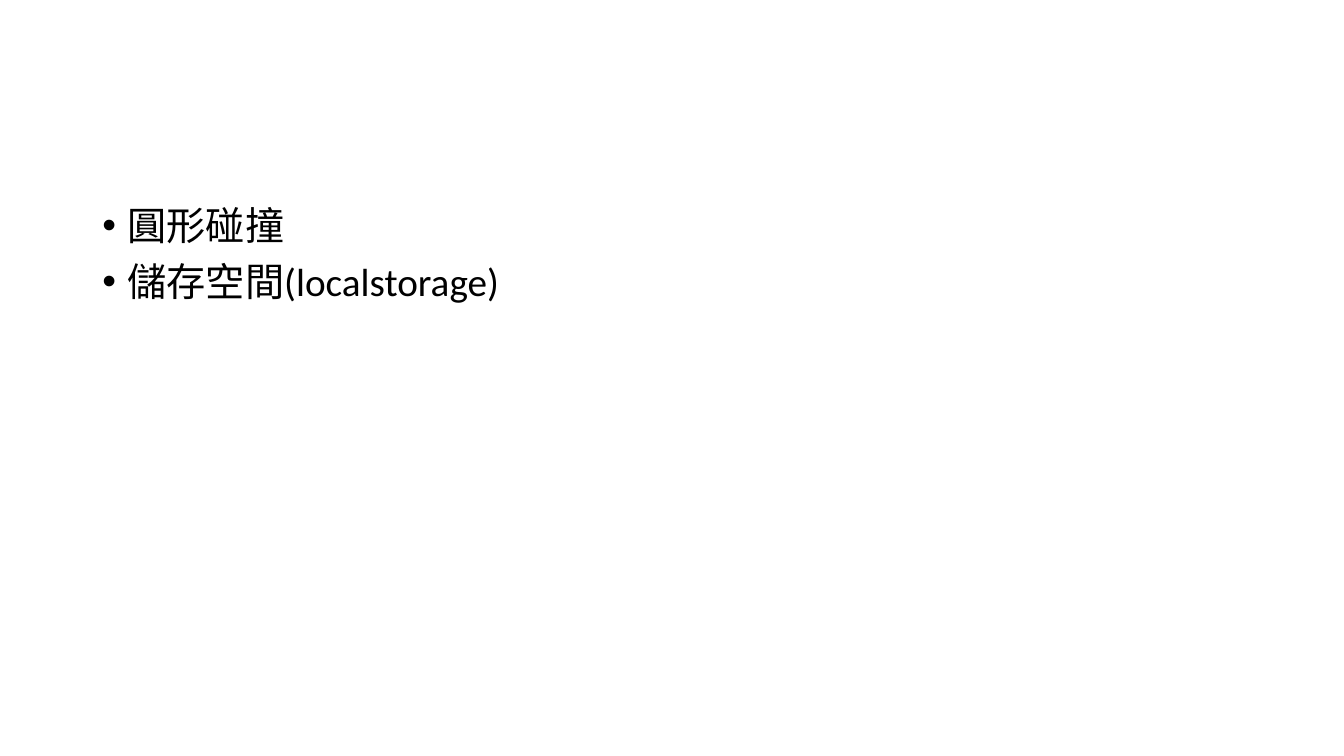
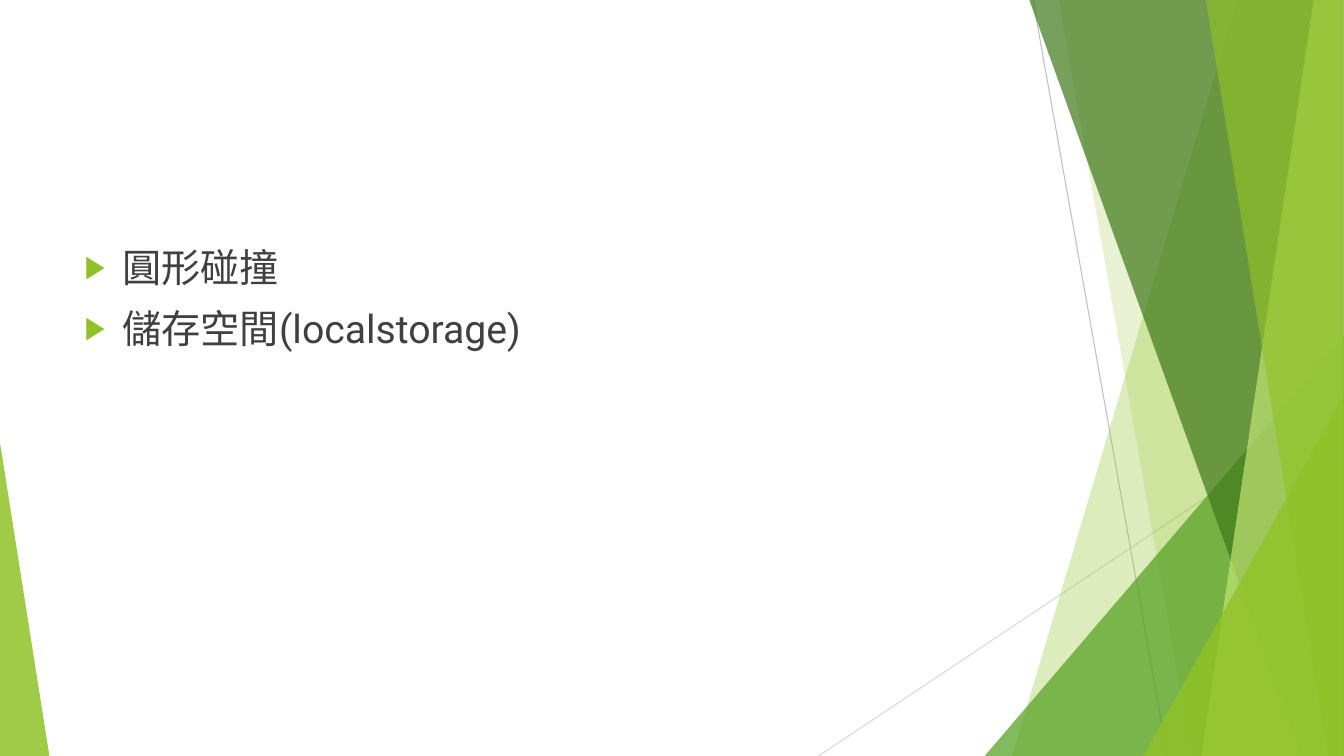
Before and after one commit to Freedom1026/Canvas, a slide deck: slide 12 of 保衛潛艇戰(守城遊戲).pptx. Drawn at 1344x756 pixels with LibreOffice and Linux fonts; fonts in the diff are those of the drawing. Boxes give left, top, right and bottom in pixels: in the first picture for what was removed or moved away, otherwise in the second. Text is boxed around its words. In the diff, an @@ line names an element or a change of style, - is before the commit and + after.

```diff
--- a/保衛潛艇戰(守城遊戲).pptx
+++ b/保衛潛艇戰(守城遊戲).pptx
@@ text "圓形碰撞": place and size @@
-text "圓形碰撞" at <box>128,207,499,303</box>
+text "圓形碰撞" at <box>123,249,521,352</box>
@@ text "圓形碰撞" at <box>123,249,521,352</box>: font Calibri to Roboto, text colour #000000 to #404040; bullet • to ▶; line spacing 0.9 to 1 @@
@@ group added at <box>0,0,1344,756</box>: 5 freeform shapes, 3 triangles, 2 lines @@
```
Also in this commit, not shown: 7 other slides changed, 3 other files.
